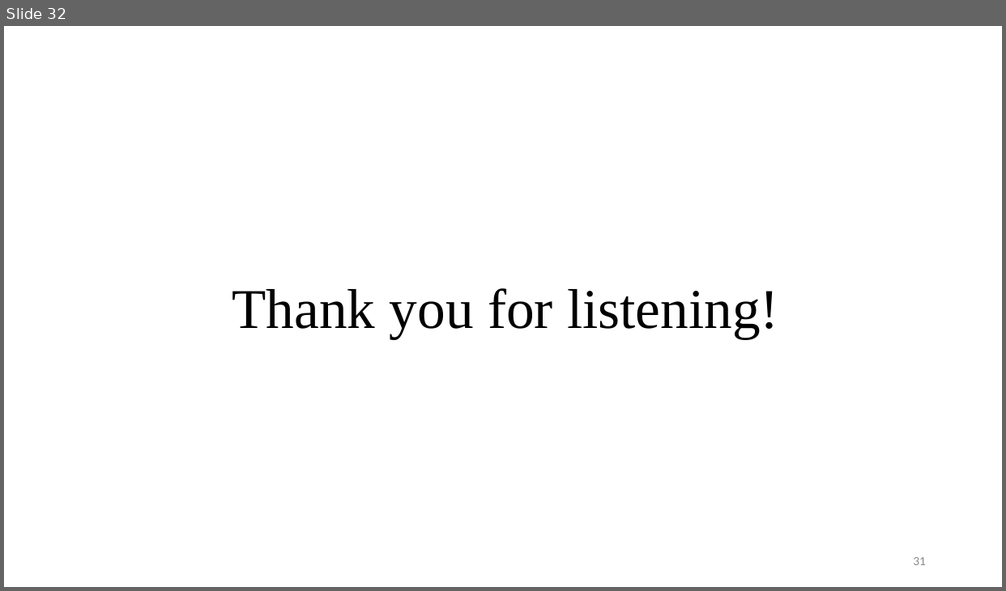
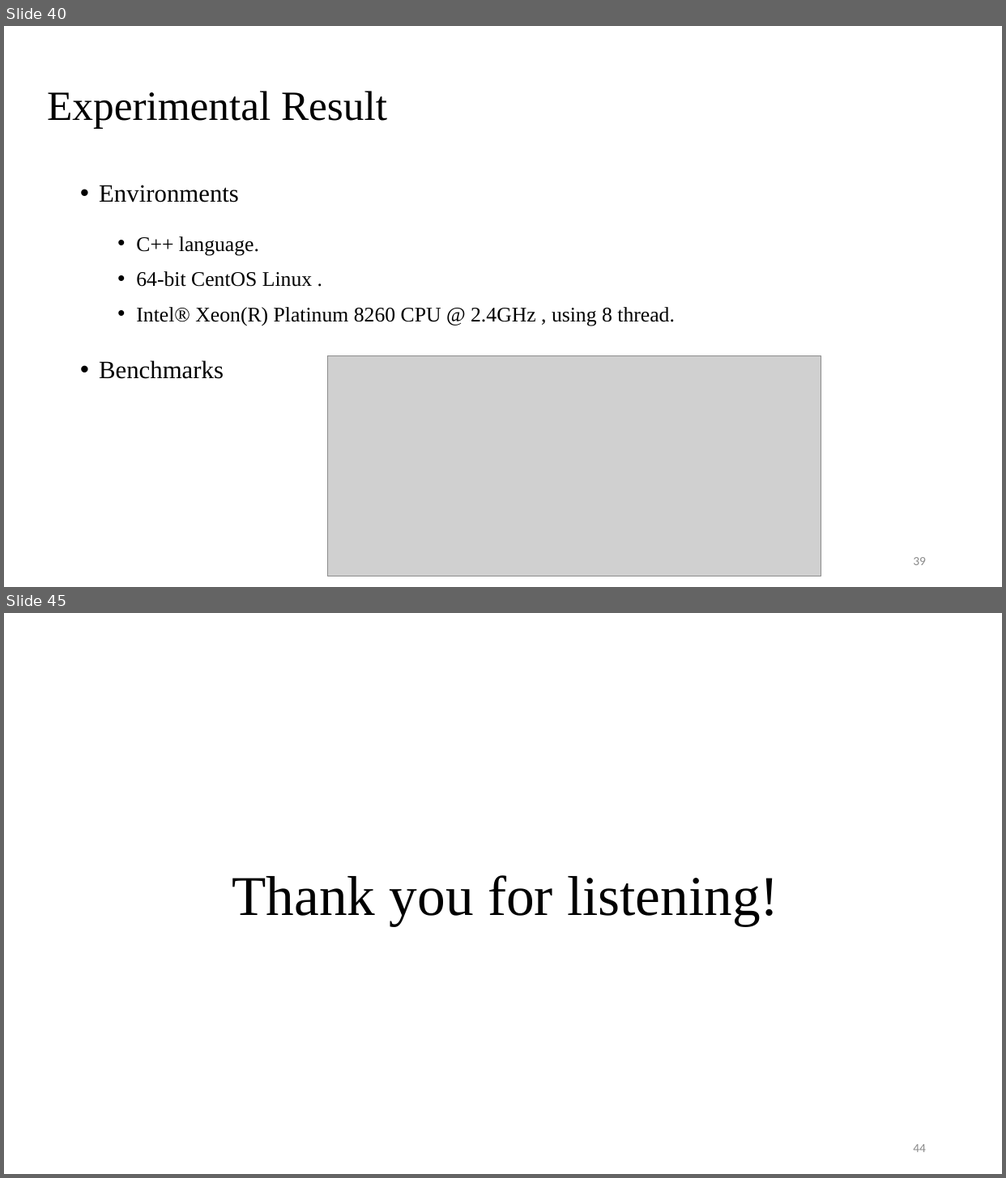
Before and after one commit to Pacific-Feng-Studuies/Studied-Papers, a slide deck: GM/Placement/PUFFER A Routability-Driven Placement Framework via Cell Padding/PUFFER A Routability-Driven Placement Framework via Cell Padding.pptx. Shown one above the other, each under a label of ours: slide 32 before the commit, slides 40 and 45 after it; the slides between them are not shown. The pictures are 1006x591 and 1006x1178 pixels, drawn with LibreOffice and Linux fonts; fonts in the diff are those of the drawing; grey boxes stand for pictures. Boxes give left, top, right and bottom in pixels: in the first picture for what was removed or moved away, otherwise in the second. Text is boxed around its words. In the diff, an @@ line names an element or a change of style, - is before the commit and + after.

```diff
--- a/GM/Placement/PUFFER A Routability-Driven Placement Framework via Cell Padding/PUFFER A Routability-Driven Placement Framework via Cell Padding.pptx
+++ b/GM/Placement/PUFFER A Routability-Driven Placement Framework via Cell Padding/PUFFER A Routability-Driven Placement Framework via Cell Padding.pptx
@@ slide 40 added at [4,26,1002,587], background #FFFFFF @@
@@ title added at [47,91,387,128], 40 pt, text #000000 @@
+Experimental Result
@@ text added at [99,185,675,379], 20 pt, text #000000 @@
+• Environments
+  • C++ language.
+  • 64-bit CentOS Linux .
+  • Intel® Xeon(R) Platinum 8260 CPU @ 2.4GHz , using 8 thread.
+• Benchmarks
@@ picture added at [327,356,821,576] @@
@@ page number added at [913,557,926,565], 12 pt, text #8C8C8C @@
+39
@@ what was slide 32 is now slide 45 @@
@@ page number at [913,1144,926,1152]: text changed @@
-31
+44
```
Also in this commit, not shown: 5 slides changed, 12 other slides added, 1 other file.
